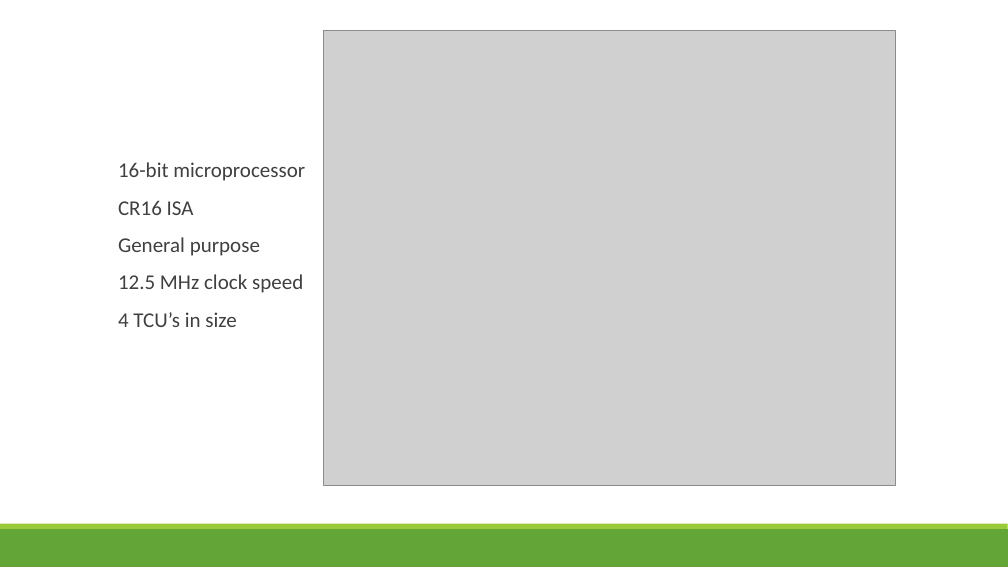
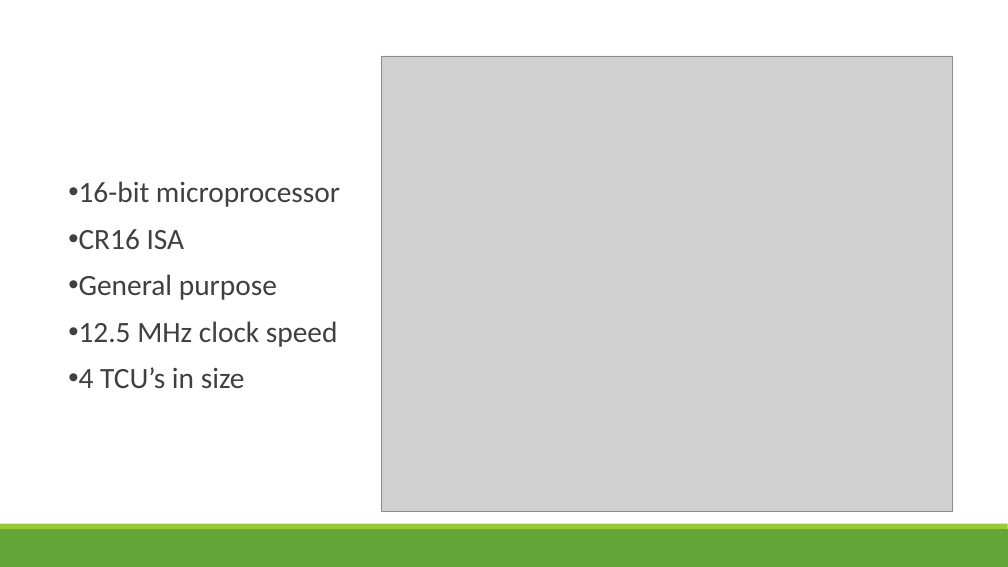
Before and after one commit to tjgray04/ECE6710_06, a slide deck: slide 3 of Documents/Presentation/ECE6710_06_PRESENTATION.pptx. Drawn at 1008x567 pixels with LibreOffice and Linux fonts; fonts in the diff are those of the drawing; grey boxes stand for pictures. Boxes give left, top, right and bottom in pixels: in the first picture for what was removed or moved away, otherwise in the second. Text is boxed around its words. In the diff, an @@ line names an element or a change of style, - is before the commit and + after.

Commit message:
Updated presentation slides.

```diff
--- a/Documents/Presentation/ECE6710_06_PRESENTATION.pptx
+++ b/Documents/Presentation/ECE6710_06_PRESENTATION.pptx
@@ picture: place and size @@
-picture at <box>324,30,895,485</box>
+picture at <box>381,56,953,511</box>
@@ text "16-bit microprocessor": place and size @@
-text "16-bit microprocessor" at <box>118,162,305,327</box>
+text "16-bit microprocessor" at <box>79,181,340,388</box>
@@ text "16-bit microprocessor" at <box>79,181,340,388</box>: size 20 to 28 pt; bullet   to • @@
```
Also in this commit, not shown: 1 other slide changed, 3 slides added, 2 slides removed.
